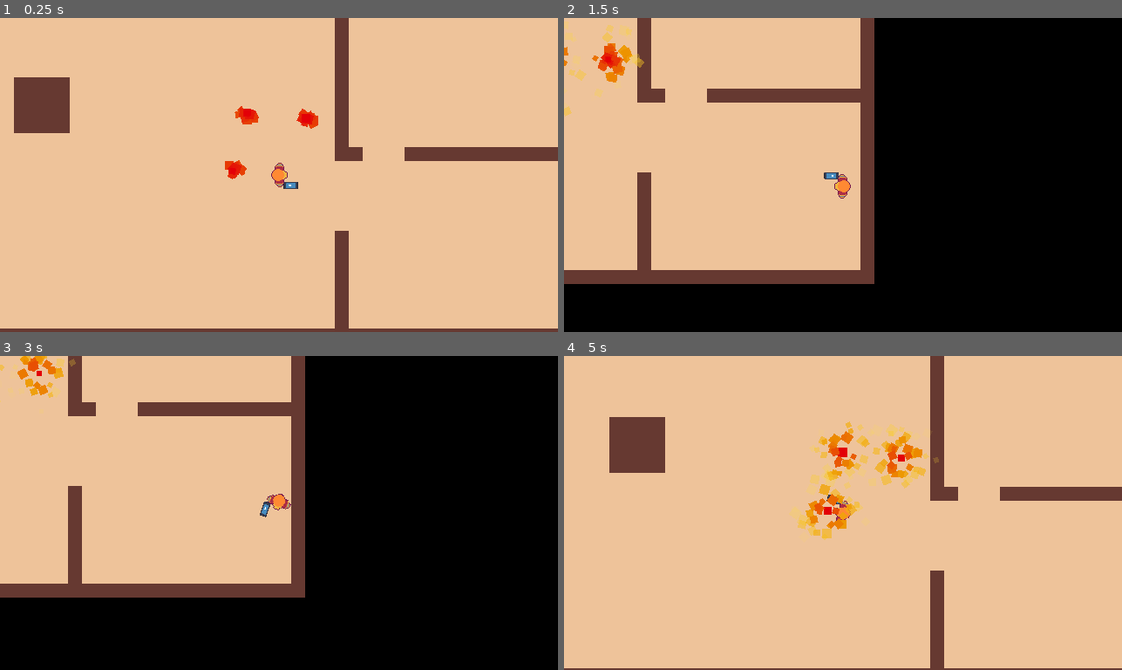
Above: before the commit, frames 1-4 (two rows, left to right).
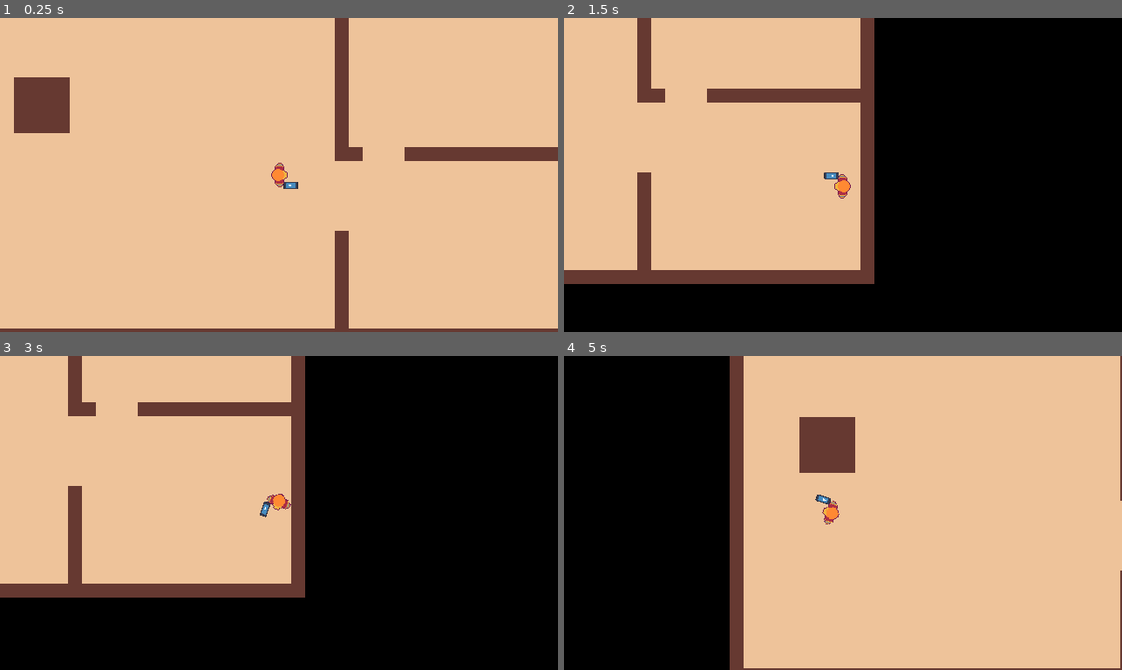
Above: after the commit, the same moments.

Repository: eduardomdc/firehazard
Game: Godot game, scene res://levels/main.tscn
Two runs of this game, one before a commit and one after it. Both use one fixed random seed, a clock stepped at 60 frames per second and the inputs below. The engine's default icon, where the game draws it, is replaced by a stand-in: a white triangle on a blue panel in a dark square.
Inputs (mouse positions are in pixels of both pictures, inside the frame that each line leads up to):
- Up to frame 1 (0.25 s): no input
- Up to frame 2 (1.5 s): move the mouse to (965, 159) at 0.52 s; hold D (move_right) 0.53-1.28 s; click (965, 159) at 0.6 s; move the mouse to (731, 190) at 1.27 s; hold S (move_down) from 1.28 s (still down); click (731, 190) at 1.35 s
- Up to frame 3 (3 s): move the mouse to (334, 443) at 2.02 s; release S (move_down) at 2.03 s; hold D (move_right) 2.03-2.78 s; click (334, 443) at 2.1 s; tap Enter at 2.75 s; move the mouse to (251, 575) at 2.77 s; hold W (move_up) from 2.78 s (still down); click (251, 575) at 2.85 s
- Up to frame 4 (5 s): move the mouse to (1010, 560) at 3.52 s; release W (move_up) at 3.53 s; hold A (move_left) from 3.53 s (still down); click (1010, 560) at 3.6 s; move the mouse to (675, 465) at 4.27 s; click (675, 465) at 4.35 s

The runs differ from the first frame. In frame 1, 0.5% of the frame differs, in the area x 40-58%, y 28-52%; in frame 2, 0.8%; in frame 3, 0.5%; in frame 4, 39%, in the area x 0-100%, y 0-100%.

Commit message:
Revert "Merge branch 'master' of https://github.com/eduardomdc/firehazard"
This reverts commit c22e758809b4eea3e792b33f29909c6d600ec0f6, reversing
changes made to 5850e80b3037e6d7665e7bb35245272f485ca168.

Diff:
--- a/godot/entities/fire.tscn
+++ /dev/null
@@ -1,29 +0,0 @@
-[gd_scene load_steps=3 format=3 uid="uid://wlpg848lhy30"]
-
-[sub_resource type="RectangleShape2D" id="RectangleShape2D_7y1yb"]
-
-[sub_resource type="Gradient" id="Gradient_gv0ej"]
-offsets = PackedFloat32Array(0, 0.476821, 1)
-colors = PackedColorArray(0.891048, 0, 0.0286891, 1, 0.929336, 0.589626, 0, 1, 1, 0.921569, 0.258824, 0)
-
-[node name="fire" type="Node2D"]
-
-[node name="StaticBody2D" type="StaticBody2D" parent="."]
-
-[node name="CollisionShape2D" type="CollisionShape2D" parent="StaticBody2D"]
-shape = SubResource("RectangleShape2D_7y1yb")
-
-[node name="CPUParticles2D" type="CPUParticles2D" parent="."]
-amount = 40
-explosiveness = 0.24
-direction = Vector2(0, -1)
-spread = 180.0
-gravity = Vector2(0, 0)
-initial_velocity_min = 30.3
-initial_velocity_max = 50.51
-angular_velocity_min = -720.0
-angular_velocity_max = 720.0
-linear_accel_min = -5.0
-scale_amount_min = 5.0
-scale_amount_max = 11.1
-color_ramp = SubResource("Gradient_gv0ej")
--- a/godot/levels/main.tscn
+++ b/godot/levels/main.tscn
@@ -1,8 +1,7 @@
-[gd_scene load_steps=7 format=3 uid="uid://c5aju3v2sgrib"]
+[gd_scene load_steps=6 format=3 uid="uid://c5aju3v2sgrib"]
 
 [ext_resource type="PackedScene" uid="uid://00huebinrbjg" path="res://player/player.tscn" id="1_23hqu"]
 [ext_resource type="Texture2D" uid="uid://daro1dw1mt5du" path="res://tiles/test_tiles.png" id="3_dql2m"]
-[ext_resource type="PackedScene" uid="uid://wlpg848lhy30" path="res://entities/fire.tscn" id="3_lpgx3"]
 
 [sub_resource type="OccluderPolygon2D" id="OccluderPolygon2D_ss7h2"]
 polygon = PackedVector2Array(-8, -8, -8, 8, 8, 8, 8, -8)
@@ -32,12 +31,3 @@
 format = 2
 layer_0/z_index = -1
 layer_0/tile_data = PackedInt32Array(-65532, 0, 0, 4, 0, 0, 65539, 0, 0, 65540, 0, 0, 65541, 0, 0, 5, 0, 0, 6, 0, 0, -6 …(16691 unchanged characters)…
-
-[node name="fire" parent="." instance=ExtResource("3_lpgx3")]
-position = Vector2(31, -65)
-
-[node name="fire2" parent="." instance=ExtResource("3_lpgx3")]
-position = Vector2(-36, -72)
-
-[node name="fire3" parent="." instance=ExtResource("3_lpgx3")]
-position = Vector2(-53, -5)
--- a/godot/project.godot
+++ b/godot/project.godot
@@ -52,5 +52,4 @@
 [rendering]
 
 textures/canvas_textures/default_texture_filter=0
-renderer/rendering_method="gl_compatibility"
 environment/defaults/default_clear_color=Color(0, 0, 0, 1)
Not shown, removed: godot/.gitignore
